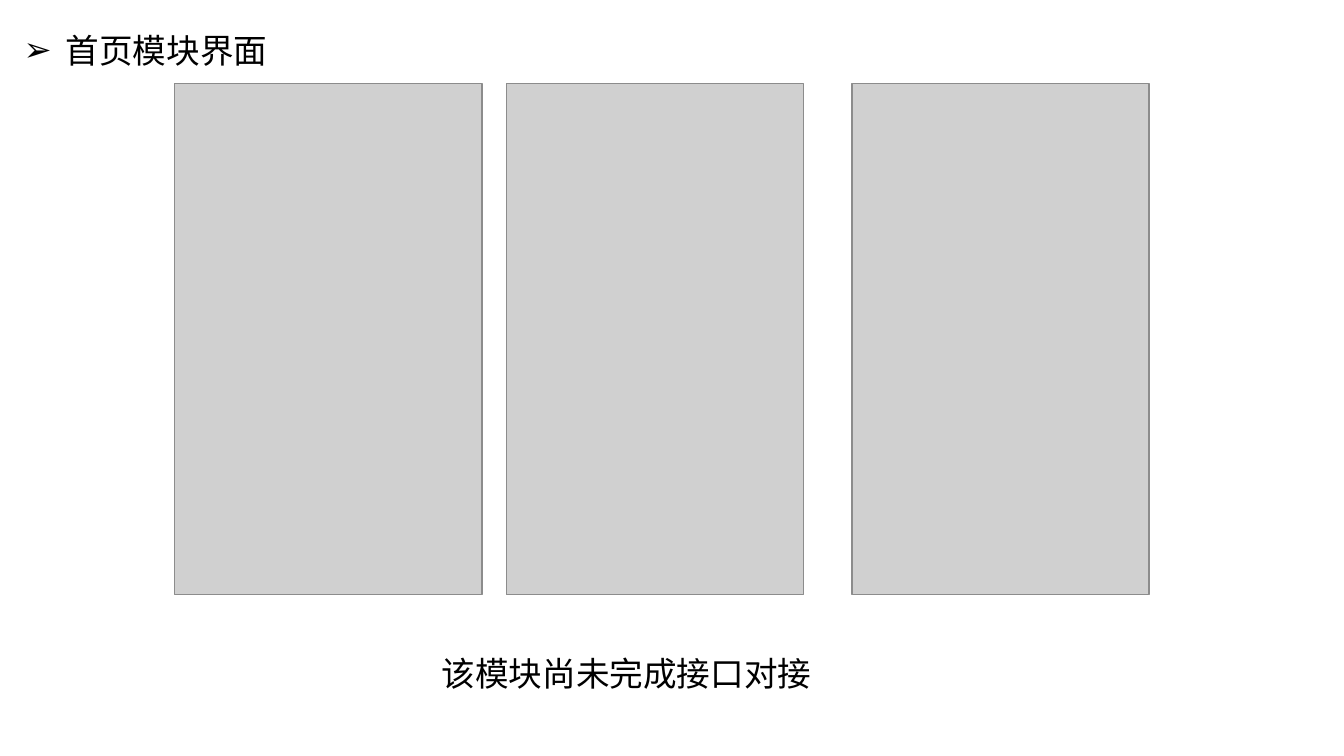
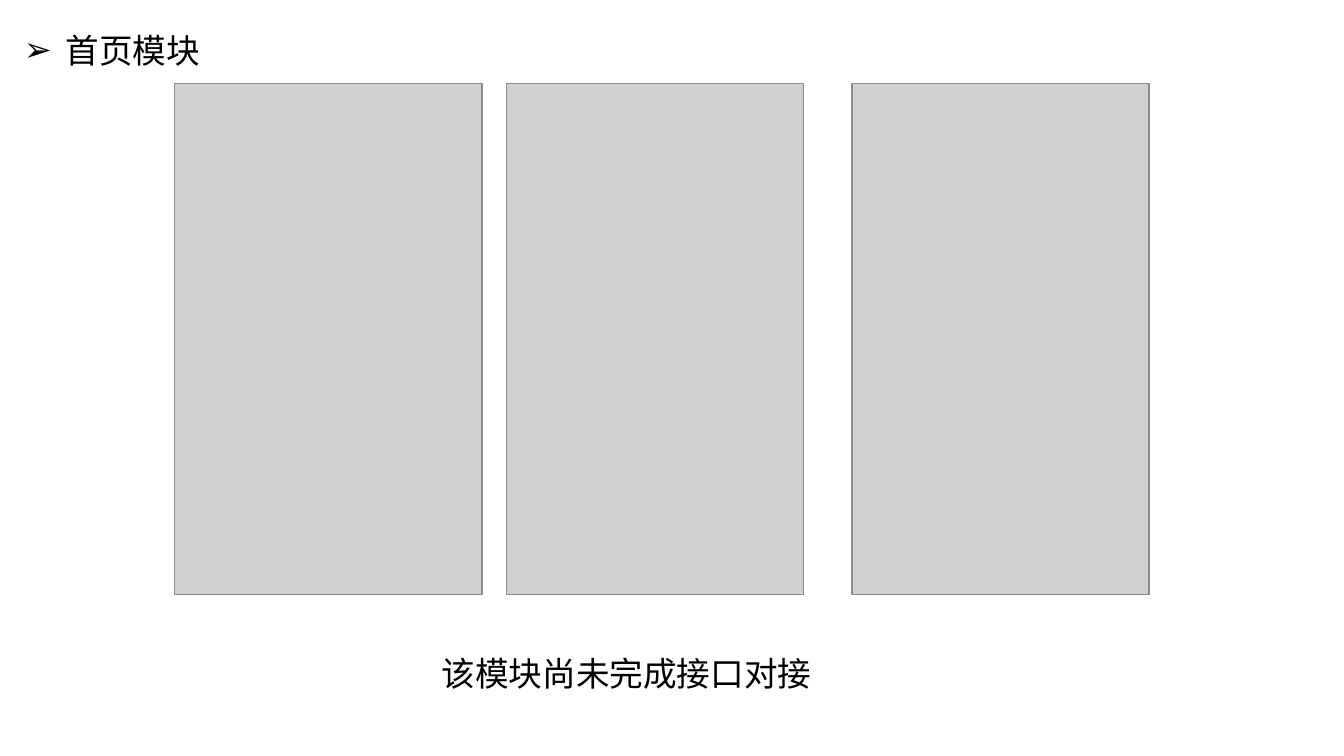
Before and after one commit to wenwudeng/MyDocument, a slide deck: slide 8 of 中期答辩/宠物生活APP的设计与实现.pptx. Drawn at 1344x756 pixels with LibreOffice and Linux fonts; fonts in the diff are those of the drawing; grey boxes stand for pictures. Boxes give left, top, right and bottom in pixels: in the first picture for what was removed or moved away, otherwise in the second. Text is boxed around its words. In the diff, an @@ line names an element or a change of style, - is before the commit and + after.

```diff
--- a/中期答辩/宠物生活APP的设计与实现.pptx
+++ b/中期答辩/宠物生活APP的设计与实现.pptx
@@ text at [66, 34, 200, 66]: text changed @@
-➢ 首页模块界面
+➢ 首页模块
```
Also in this commit, not shown: 9 other slides changed, 1 slide added.
